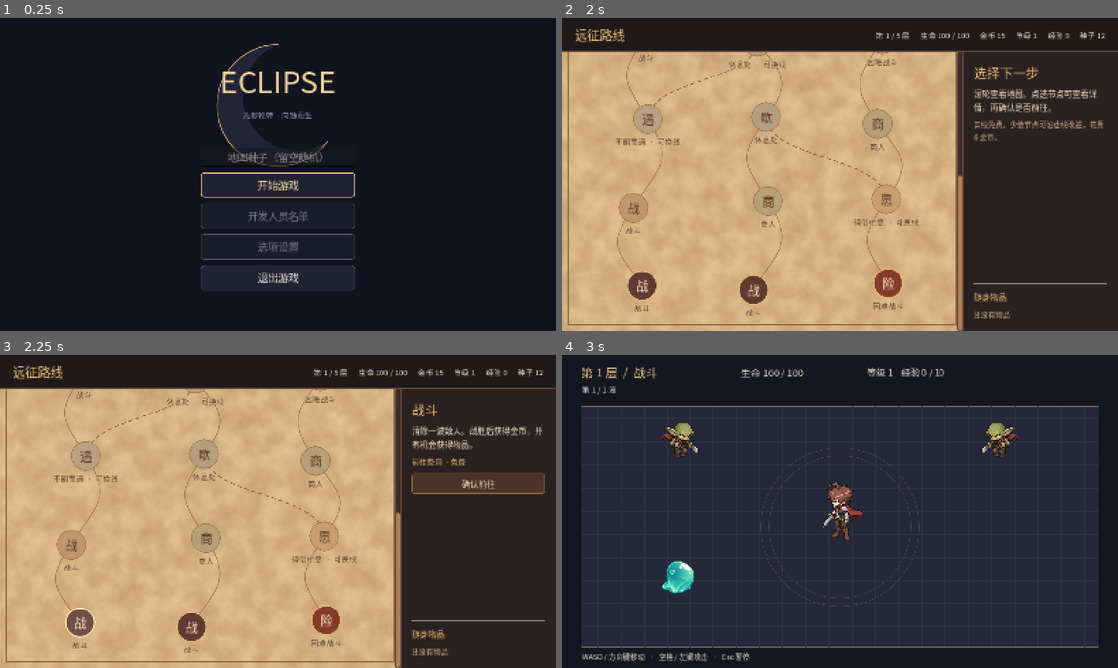
Above: before the commit, frames 1-4 (two rows, left to right).
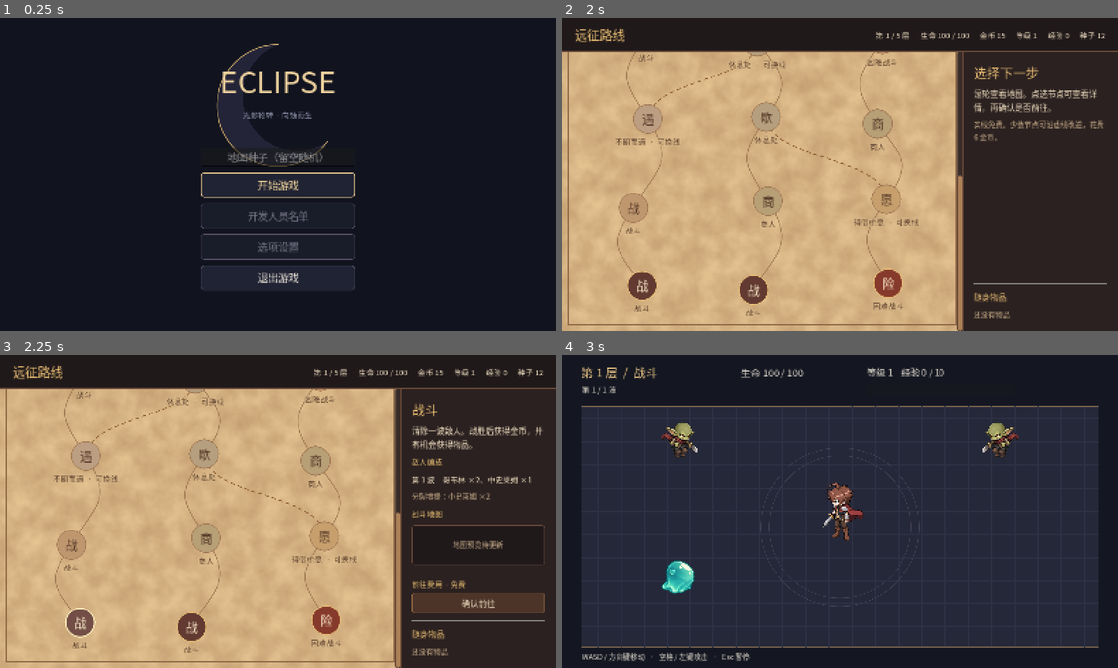
Above: after the commit, the same moments.

Repository: Treble-young/TURN
Game: Godot game, scene res://scenes/ui/main_menu.tscn
The game is run twice, just before and just after one commit, with the same random seed, the same clock (stepped at 60 frames per second) and the same inputs.
Inputs (mouse positions are in pixels of both pictures, inside the frame that each line leads up to):
- Up to frame 1 (0.25 s): no input
- Up to frame 2 (2 s): click (840, 155) at 0.52 s; type "12" at 0.6 s; click "开始游戏" at 1.25 s
- Up to frame 3 (2.25 s): click "战" at 2 s
- Up to frame 4 (3 s): click "确认前往" at 2.75 s

Frames 1-2 are identical in both runs. In frame 3, 3.9% of the frame differs, in the area x 74-98%, y 33-83%; in frame 4, nothing differs.

Commit message:
Show battle lineups and node benefits in expedition previews

Diff:
--- a/scripts/enemies/enemy.gd
+++ b/scripts/enemies/enemy.gd
@@ -1,5 +1,7 @@
 class_name EclipseEnemy
 extends CharacterBody2D
+
+const SPLIT_OFFSETS := [-1, 1]
 
 @export var stats: EnemyStats
 @onready var sprite: AnimatedSprite2D = $AnimatedSprite2D
@@ -77,7 +79,7 @@
 func _animation_finished() -> void:
 	if sprite.animation == &"die":
 		if not stats.split_stats_path.is_empty():
-			for side in [-1, 1]:
+			for side in SPLIT_OFFSETS:
 				var child := load("res://scenes/enemies/enemy.tscn").instantiate() as EclipseEnemy
 				child.stats = load(stats.split_stats_path)
 				child.position = position + Vector2(side * (child.stats.body_radius + 4), 0)
--- a/scripts/expedition/arena.gd
+++ b/scripts/expedition/arena.gd
@@ -1,5 +1,7 @@
 extends Node2D
 
+const ENCOUNTER := preload("res://scripts/expedition/battle_encounter.gd")
+const ENEMY_SCENE := preload("res://scenes/enemies/enemy.tscn")
 const MAP := "res://scenes/expedition/route_map.tscn"
 const FIELD := Rect2(40, 107, 1072, 498)
 const GOLD := Color("#e5c082")
@@ -8,11 +10,6 @@
 	Vector2(230, 216), Vector2(922, 216), Vector2(228, 507),
 	Vector2(925, 507), Vector2(578, 200), Vector2(578, 519),
 ]
-const ENEMIES := {
-	"goblin": preload("res://scenes/enemies/goblin.tscn"),
-	"slime_medium": preload("res://scenes/enemies/slime_medium.tscn"),
-	"slime_large": preload("res://scenes/enemies/slime_large.tscn"),
-}
 
 @onready var player: EclipsePlayer = $Player
 @onready var hud: CanvasLayer = $HUD
@@ -43,7 +40,7 @@
 	player.attack_damage = Expedition.damage(progress.level)
 	player.move_speed = Expedition.speed()
 	player.health = Expedition.health
-	waves = _choose_waves()
+	waves = ENCOUNTER.waves_for(Expedition.current_kind, Expedition.floor_number)
 	_build_hud()
 	player.health_changed.connect(_update_health)
 	player.died.connect(_defeat)
@@ -52,20 +49,6 @@
 	_update_health(player.health, player.max_health)
 	_update_experience(progress.level, progress.experience, progress.experience_required())
 	_spawn_next_wave()
-
-func _choose_waves() -> Array:
-	var floor_number := Expedition.floor_number
-	match Expedition.current_kind:
-		Expedition.Kind.BOSS:
-			return [["goblin", "slime_medium", "goblin"], ["boss", "goblin", "slime_medium"]]
-		Expedition.Kind.ELITE:
-			return [["goblin", "slime_medium", "goblin"], ["slime_large", "goblin", "goblin"]]
-	var first: Array[String] = ["goblin", "goblin", "slime_medium"]
-	if floor_number >= 3:
-		first.append("goblin")
-	if floor_number == Expedition.FLOOR_COUNT:
-		first.append("slime_medium")
-	return [first]
 
 func _process(delta: float) -> void:
 	if not is_instance_valid(progress) or finished or player.is_dead:
@@ -105,9 +88,8 @@
 
 func _spawn(kind: String, spot: Vector2) -> void:
 	var is_boss := kind == "boss"
-	var resource: PackedScene = ENEMIES["slime_large" if is_boss else kind]
-	var enemy := resource.instantiate() as EclipseEnemy
-	var stats := enemy.stats.duplicate() as EnemyStats
+	var enemy := ENEMY_SCENE.instantiate() as EclipseEnemy
+	var stats := ENCOUNTER.stats_for(kind).duplicate() as EnemyStats
 	var floor_scale := 1.0 + 0.13 * (Expedition.floor_number - 1)
 	var hard := Expedition.current_kind != Expedition.Kind.BATTLE
 	stats.max_health *= floor_scale * (1.21 if hard else 1.0)
@@ -115,7 +97,7 @@
 	if hard:
 		stats.experience_reward = ceili(stats.experience_reward * 1.55)
 	if is_boss:
-		stats.display_name = "深沼首领"
+		stats.display_name = ENCOUNTER.BOSS_NAME
 		stats.max_health *= 2.2
 		stats.damage *= 1.30
 		stats.visual_scale *= 1.32
--- /dev/null
+++ b/scripts/expedition/battle_encounter.gd
@@ -0,0 +1,53 @@
+extends RefCounted
+
+const BOSS_NAME := "深沼首领"
+const ENEMY_STATS := {
+	"goblin": preload("res://assets/enemies/goblin.tres"),
+	"slime_medium": preload("res://assets/enemies/slime_medium.tres"),
+	"slime_large": preload("res://assets/enemies/slime_large.tres"),
+}
+
+static func waves_for(kind: int, floor_number: int) -> Array:
+	match kind:
+		Expedition.Kind.BOSS:
+			return [["goblin", "slime_medium", "goblin"], ["boss", "goblin", "slime_medium"]]
+		Expedition.Kind.ELITE:
+			return [["goblin", "slime_medium", "goblin"], ["slime_large", "goblin", "goblin"]]
+	var first: Array[String] = ["goblin", "goblin", "slime_medium"]
+	if floor_number >= 3:
+		first.append("goblin")
+	if floor_number == Expedition.FLOOR_COUNT:
+		first.append("slime_medium")
+	return [first]
+
+static func stats_for(kind: String) -> EnemyStats:
+	return ENEMY_STATS["slime_large" if kind == "boss" else kind]
+
+static func wave_summary(wave: Array) -> String:
+	var counts := {}
+	for kind: String in wave:
+		var display_name := BOSS_NAME if kind == "boss" else stats_for(kind).display_name
+		counts[display_name] = counts.get(display_name, 0) + 1
+	return _format_counts(counts)
+
+static func split_summary(waves: Array) -> String:
+	var counts := {}
+	for wave: Array in waves:
+		for kind: String in wave:
+			var stats := stats_for(kind)
+			var count := 1
+			while not stats.split_stats_path.is_empty():
+				stats = load(stats.split_stats_path) as EnemyStats
+				count *= EclipseEnemy.SPLIT_OFFSETS.size()
+				counts[stats.display_name] = counts.get(stats.display_name, 0) + count
+	return _format_counts(counts)
+
+static func _format_counts(counts: Dictionary) -> String:
+	var parts := PackedStringArray()
+	for display_name: String in counts:
+		parts.append("%s ×%d" % [display_name, counts[display_name]])
+	return "、".join(parts)
+
+static func battlefield_preview(_kind: int, _floor_number: int, _node: Vector2i) -> Texture2D:
+	# Future thumbnails can be selected by floor, battle kind, or node (stage, lane).
+	return null
--- a/scripts/expedition/expedition.gd
+++ b/scripts/expedition/expedition.gd
@@ -12,6 +12,7 @@
 const BASE_SPEED := 240.0
 const HEALTH_PER_LEVEL := 4.0
 const DAMAGE_PER_LEVEL := 2.0
+const REST_HEAL_FRACTION := 0.35
 const NORMAL_DROP := 0.12
 const ELITE_DROP := 0.30
 const DROP_PER_XP := 0.0015
@@ -21,10 +22,10 @@
 	"清除一波敌人。战胜后获得金币，并有机会获得物品。",
 	"迎战两波更强的敌人，获得更多经验和金币。",
 	"击败本层首领，必定获得一件物品。",
-	"用金币购买物品。可以购买多件，也可以直接离开。",
-	"休息可回复 35% 最大生命。",
-	"途中遇见旅人。你可以接受药膏，或冒险取回金币。",
-	"从石龛里出现的两件物品中选一件。",
+	"用金币购买物品，获得攻击、生命、移动或金币收益等增益。可以购买多件，也可以直接离开。",
+	"在营火旁休息可以恢复生命值。",
+	"途中遇见旅人。你可以接受药膏恢复生命，或冒险消耗生命换取金币。",
+	"石龛会出现两件物品。任选一件免费带走。",
 ]
 const ITEMS := {
 	"blade": {"name": "磨锋石", "effect": "攻击伤害 +4", "price": 18},
@@ -207,9 +208,12 @@
 	if node_pending and current_kind == Kind.SHOP:
 		node_pending = false
 
+func rest_heal_amount() -> float:
+	return minf(max_health() - health, ceilf(max_health() * REST_HEAL_FRACTION))
+
 func complete_rest() -> void:
 	if node_pending and current_kind == Kind.REST:
-		var healed := minf(max_health() - health, ceilf(max_health() * 0.35))
+		var healed := rest_heal_amount()
 		health += healed
 		report = "休整完毕 · 回复 %d 生命" % roundi(healed)
 		node_pending = false
--- a/scripts/expedition/node_visit.gd
+++ b/scripts/expedition/node_visit.gd
@@ -5,7 +5,7 @@
 const INTRO := [
 	"", "", "",
 	"商人摊开货物。看看有没有合你心意的物品。",
-	"营火还温着。休息可以回复 35% 最大生命。",
+	"营火还温着。休息可以恢复生命值。",
 	"一位旅人愿意分你一些药膏。山崖下也挂着一个钱袋。",
 	"石龛里浮出两件物品。你可以带走一件。",
 ]
@@ -67,6 +67,7 @@
 				body.add_child(UI.label(Expedition.report, 15, UI.GOLD))
 			body.add_child(UI.action("离开商人", _leave_shop))
 		Expedition.Kind.REST:
+			body.add_child(UI.label("本次休息可恢复 %d 点生命。" % roundi(Expedition.rest_heal_amount()), 16, UI.GOLD))
 			body.add_child(UI.action("休息", _rest))
 		Expedition.Kind.ENCOUNTER:
 			body.add_child(UI.action("接受药膏 · 回复 8 生命", _encounter.bind(false)))
--- a/scripts/expedition/route_map.gd
+++ b/scripts/expedition/route_map.gd
@@ -1,6 +1,7 @@
 extends Control
 
 const UI := preload("res://scripts/expedition/expedition_ui.gd")
+const ENCOUNTER := preload("res://scripts/expedition/battle_encounter.gd")
 const ARENA := "res://scenes/expedition/arena.tscn"
 const VISIT := "res://scenes/expedition/node_visit.tscn"
 const MAIN_MENU := "res://scenes/ui/main_menu.tscn"
@@ -15,7 +16,9 @@
 
 var scroll: ScrollContainer
 var canvas: Control
+var preview_scroll: ScrollContainer
 var details: VBoxContainer
+var travel_controls: VBoxContainer
 var selected := Vector2i(-1, -1)
 var node_buttons: Dictionary = {}
 var header_stats: Label
@@ -110,12 +113,17 @@
 	var body := VBoxContainer.new()
 	body.add_theme_constant_override("separation", 13)
 	panel.add_child(body)
+	preview_scroll = ScrollContainer.new()
+	preview_scroll.horizontal_scroll_mode = ScrollContainer.SCROLL_MODE_DISABLED
+	preview_scroll.size_flags_vertical = Control.SIZE_EXPAND_FILL
+	body.add_child(preview_scroll)
 	details = VBoxContainer.new()
+	details.size_flags_horizontal = Control.SIZE_EXPAND_FILL
 	details.add_theme_constant_override("separation", 12)
-	body.add_child(details)
-	var space := Control.new()
-	space.size_flags_vertical = Control.SIZE_EXPAND_FILL
-	body.add_child(space)
+	preview_scroll.add_child(details)
+	travel_controls = VBoxContainer.new()
+	travel_controls.add_theme_constant_override("separation", 6)
+	body.add_child(travel_controls)
 	body.add_child(HSeparator.new())
 	body.add_child(UI.label("随身物品", 17, UI.GOLD))
 	inventory = UI.label("", 15, UI.SOFT)
@@ -249,9 +257,12 @@
 		Expedition.gold, Expedition.level, Expedition.total_experience, Expedition.run_seed,
 	]
 	inventory.text = UI.inventory_text()
-	for child in details.get_children():
-		details.remove_child(child)
-		child.queue_free()
+	for section in [details, travel_controls]:
+		for child in section.get_children():
+			section.remove_child(child)
+			child.queue_free()
+	preview_scroll.scroll_vertical = 0
+	travel_controls.hide()
 	if not Expedition.active:
 		details.add_child(UI.label("远征完成" if Expedition.won else "远征结束", 27, UI.GOLD))
 		details.add_child(UI.label("你击败了五层的首领。" if Expedition.won else "你在第 %d 层倒下。" % Expedition.floor_number))
@@ -271,19 +282,55 @@
 	var kind: int = Expedition.current_map()[selected.x][selected.y]
 	details.add_child(UI.label(Expedition.KIND_NAMES[kind], 27, UI.GOLD))
 	details.add_child(UI.label(Expedition.KIND_DETAILS[kind]))
+	if Expedition.is_battle(kind):
+		_preview_battle(kind)
+	elif kind == Expedition.Kind.REST:
+		var restore := roundi(Expedition.rest_heal_amount())
+		var limit := roundi(Expedition.REST_HEAL_FRACTION * 100.0)
+		var outcome := "当前可恢复 %d 点生命。" % restore if restore > 0 else "当前生命已满。"
+		details.add_child(UI.label("回复量按最大生命值的 %d%% 计算。\n%s" % [limit, outcome], 16, UI.GOLD))
 	if Expedition.has_crossing(selected.x, selected.y):
 		details.add_child(UI.label("离开此节点时可付费换线。", 15, UI.SOFT))
+	travel_controls.show()
 	if Expedition.visited.has(selected):
-		details.add_child(UI.label("已经过此节点", 16, UI.SOFT))
+		travel_controls.add_child(UI.label("已经过此节点", 16, UI.SOFT))
 	elif not Expedition.can_reach(selected.x, selected.y):
-		details.add_child(UI.label("当前路线无法抵达此节点", 16, UI.SOFT))
+		travel_controls.add_child(UI.label("当前路线无法抵达此节点", 16, UI.SOFT))
 	else:
 		var cost := Expedition.travel_cost(selected.x, selected.y)
 		var affordable := Expedition.gold >= cost
-		details.add_child(UI.label("换线费用 · %d 金币" % cost if cost > 0 else "前往费用 · 免费", 16, UI.GOLD))
+		travel_controls.add_child(UI.label("换线费用 · %d 金币" % cost if cost > 0 else "前往费用 · 免费", 16, UI.GOLD))
 		if not affordable:
-			details.add_child(UI.label("金币不足", 15, UI.SOFT))
-		details.add_child(UI.action("确认前往", _confirm_node, not affordable))
+			travel_controls.add_child(UI.label("金币不足", 15, UI.SOFT))
+		travel_controls.add_child(UI.action("确认前往", _confirm_node, not affordable))
+
+func _preview_battle(kind: int) -> void:
+	var waves := ENCOUNTER.waves_for(kind, Expedition.floor_number)
+	var rows := PackedStringArray()
+	for index in waves.size():
+		rows.append("第 %d 波　%s" % [index + 1, ENCOUNTER.wave_summary(waves[index])])
+	details.add_child(UI.label("敌人编成", 16, UI.GOLD))
+	details.add_child(UI.label("\n".join(rows), 16))
+	var splits := ENCOUNTER.split_summary(waves)
+	if not splits.is_empty():
+		details.add_child(UI.label("分裂增援：%s" % splits, 15, UI.SOFT))
+	details.add_child(UI.label("战斗地图", 16, UI.GOLD))
+	var frame := PanelContainer.new()
+	frame.custom_minimum_size.y = 82
+	frame.add_theme_stylebox_override("panel", UI.box(UI.BACKGROUND, UI.BORDER, 1))
+	details.add_child(frame)
+	var thumbnail := ENCOUNTER.battlefield_preview(kind, Expedition.floor_number, selected)
+	if thumbnail:
+		var preview := TextureRect.new()
+		preview.texture = thumbnail
+		preview.expand_mode = TextureRect.EXPAND_IGNORE_SIZE
+		preview.stretch_mode = TextureRect.STRETCH_KEEP_ASPECT_CENTERED
+		frame.add_child(preview)
+	else:
+		var placeholder := UI.label("地图预览待更新", 15, UI.SOFT)
+		placeholder.horizontal_alignment = HORIZONTAL_ALIGNMENT_CENTER
+		placeholder.vertical_alignment = VERTICAL_ALIGNMENT_CENTER
+		frame.add_child(placeholder)
 
 func _confirm_node() -> void:
 	if not Expedition.enter_node(selected.x, selected.y):
Not shown, added: scripts/expedition/battle_encounter.gd.uid
